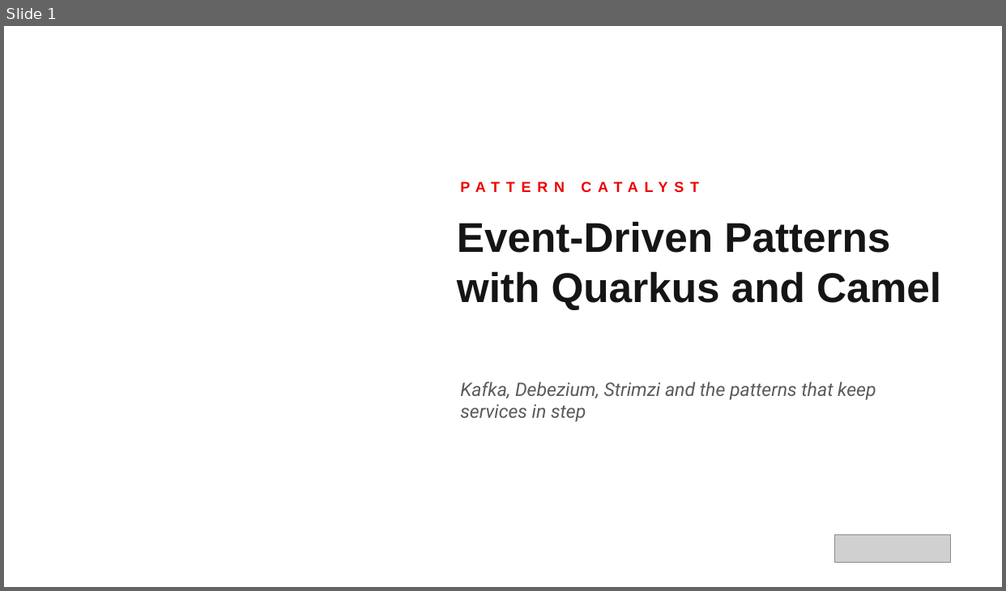
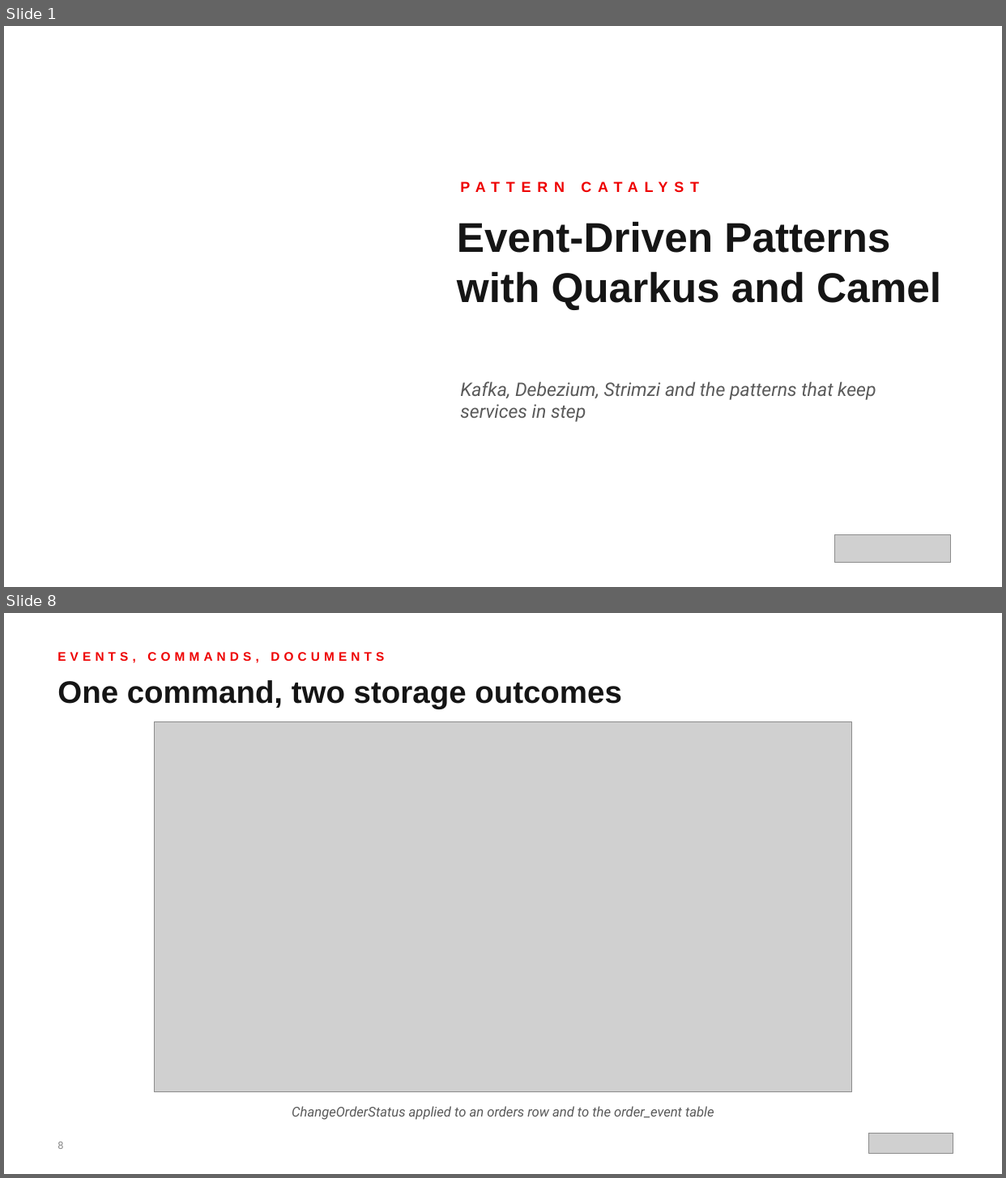
Before and after one commit to patterncatalyst/event-driven-patterns-with-quarkus-and-camel, a slide deck: lgtm-presentation/Event-Driven-Patterns-with-Quarkus-and-Camel.pptx. Shown one above the other, each under a label of ours: slide 1 before the commit, slides 1 and 8 after it; the slides between them are not shown. The pictures are 1006x591 and 1006x1178 pixels, drawn with LibreOffice and Linux fonts; fonts in the diff are those of the drawing; grey boxes stand for pictures; background and template pictures are left out. Boxes give left, top, right and bottom in pixels: in the first picture for what was removed or moved away, otherwise in the second. Text is boxed around its words. In the diff, an @@ line names an element or a change of style, - is before the commit and + after.

Commit message:
chore(r15.0): deck sections, text copy, evidence map

```diff
--- a/lgtm-presentation/Event-Driven-Patterns-with-Quarkus-and-Camel.pptx
+++ b/lgtm-presentation/Event-Driven-Patterns-with-Quarkus-and-Camel.pptx
@@ slide 8 added at bbox=[4, 613, 1002, 1174], background #FFFFFF @@
@@ text added at bbox=[57, 652, 384, 663], 12 pt, text #EE0000, bold @@
+EVENTS, COMMANDS, DOCUMENTS
@@ text added at bbox=[57, 680, 622, 709], 30 pt, text #151515, bold @@
+One command, two storage outcomes
@@ picture added at bbox=[155, 722, 852, 1093] @@
@@ text added at bbox=[292, 1106, 714, 1120], 13 pt, text #5A5A5A, italic @@
+ChangeOrderStatus applied to an orders row and to the order_event table
@@ text added at bbox=[57, 1142, 63, 1149], 10 pt, text #8A8A8A @@
+8
@@ picture added at bbox=[868, 1133, 953, 1153] @@
```
Also in this commit, not shown: 118 other slides added, 1 slide removed, 11 other files.
